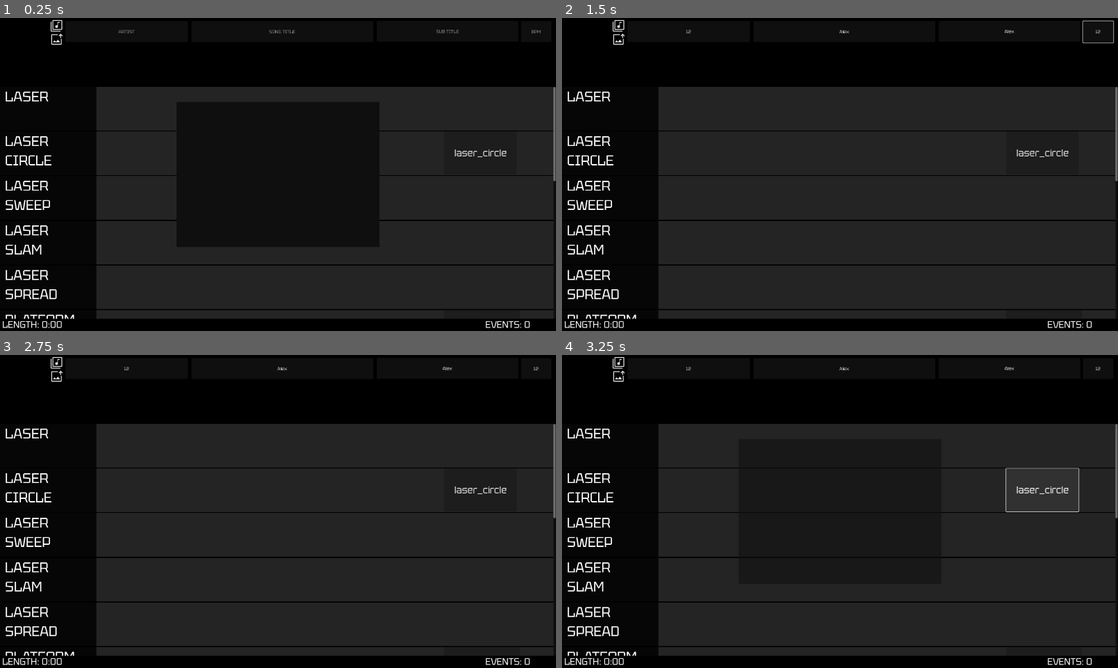
Above: before the commit, frames 1-4 (two rows, left to right).
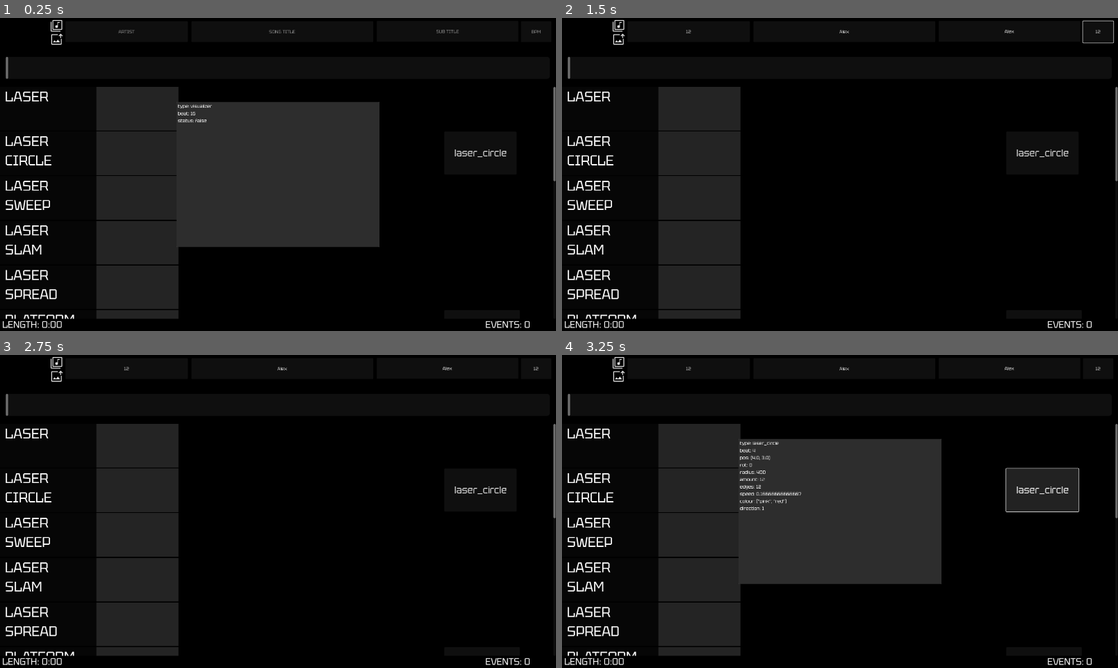
Above: after the commit, the same moments.

Repository: FireEntity1/beat-jumper
Game: Godot game, scene res://scenes/editor.tscn
Two runs of this game, one before a commit and one after it. Both use one fixed random seed, a clock stepped at 60 frames per second and the inputs below. This scene is started directly instead of the project's main scene. Sound files missing from this copy of the repository are replaced by a short silence.
Inputs (mouse positions are in pixels of both pictures, inside the frame that each line leads up to):
- Up to frame 1 (0.25 s): no input
- Up to frame 2 (1.5 s): click (845, 30) at 0.52 s; type "Alex" at 0.6 s; click (1006, 30) at 0.75 s; type "Alex" at 0.83 s; click (689, 30) at 0.98 s; type "12" at 1.07 s; click (1095, 30) at 1.27 s; type "12" at 1.35 s
- Up to frame 3 (2.75 s): click (55, 376) at 2 s
- Up to frame 4 (3.25 s): click "laser_circle" at 2.75 s

The runs differ from the first frame. In frame 1, 47% of the frame differs, in the area x 1-100%, y 12-96%; in frame 2, 47%; in frame 3, 47%; in frame 4, 31%.

Commit message:
fix: editor events properly spaced + scrolling

Diff:
--- a/components/editor_event.tscn
+++ b/components/editor_event.tscn
@@ -10,8 +10,15 @@
 script = ExtResource("1_ei43j")
 
 [node name="edit" type="PopupPanel" parent="."]
+transparent_bg = false
 initial_position = 2
 size = Vector2i(700, 500)
 visible = true
 
+[node name="container" type="VBoxContainer" parent="edit"]
+offset_left = 4.0
+offset_top = 4.0
+offset_right = 696.0
+offset_bottom = 496.0
+
 [connection signal="button_up" from="." to="." method="_on_button_up"]
--- /dev/null
+++ b/resources/editor.tres
@@ -0,0 +1,7 @@
+[gd_resource type="Theme" load_steps=2 format=3 uid="uid://csyy6mqdl7hjm"]
+
+[sub_resource type="StyleBoxFlat" id="StyleBoxFlat_bjagh"]
+bg_color = Color(1, 1, 1, 1)
+
+[resource]
+HScrollBar/styles/grabber = SubResource("StyleBoxFlat_bjagh")
--- a/scenes/editor.tscn
+++ b/scenes/editor.tscn
@@ -59,6 +59,12 @@
 offset_bottom = 101.0
 texture_normal = ExtResource("3_q68jb")
 
+[node name="hor_scroll" type="HScrollBar" parent="."]
+offset_left = 20.0
+offset_top = 134.0
+offset_right = 1899.0
+offset_bottom = 210.0
+
 [node name="scroll" type="ScrollContainer" parent="."]
 custom_minimum_size = Vector2(0, 800)
 offset_top = 238.0
--- a/scripts/editor.gd
+++ b/scripts/editor.gd
@@ -166,6 +166,7 @@
 ]
 
 func _ready() -> void:
+	$scroll/tracks.size_flags_horizontal = Control.SIZE_EXPAND_FILL
 	for event in global.defaults:
 		var track = TRACK.instantiate()
 		var name: String = global.defaults[event].type
@@ -173,19 +174,25 @@
 		last_beat[name] = 0.0
 		name = name.replace("_"," ")
 		track.change_name(name)
-		track.custom_minimum_size.x = $song.stream.get_length()*60/bpm
-		track.size_flags_horizontal = Control.SIZE_EXPAND_FILL
+		track.custom_minimum_size.x = ($song.stream.get_length()*bpm/60) * EVENT_WIDTH
+		track.size_flags_horizontal = Control.SIZE_EXPAND
 		$scroll/tracks.add_child(track)
+	spawn_events()
+	$hor_scroll.max_value = ($song.stream.get_length()*bpm/60) * EVENT_WIDTH
+	$hor_scroll.value_changed.connect(func(val):
+		$scroll.scroll_horizontal = int(val)
+	)
+func _process(delta: float) -> void:
+	cursor = $hor_scroll.value / EVENT_WIDTH
+
+func spawn_events():
 	for event in temp_testing_map:
 		var track = $scroll/tracks.get_node(event.type + "/hbox")
 		var event_node = EVENT.instantiate()
 		add_spacer(track,event.beat, event)
 		event_node.load_default(event.type,0)
+		event_node.event_data = event
 		track.add_child(event_node)
-
-
-func _process(delta: float) -> void:
-	pass
 
 func add_spacer(track, beat, event):
 	var spacer = Control.new()
--- a/scripts/editor_event.gd
+++ b/scripts/editor_event.gd
@@ -6,7 +6,12 @@
 var event_data: Dictionary
 
 func _ready() -> void:
-	pass
+	var i = 0
+	for key in event_data:
+		var label = Label.new()
+		label.text = key + ": " + str(event_data[key])
+		print(label.text)
+		$edit/container.add_child(label)
 
 func _process(delta: float) -> void:
 	pass
